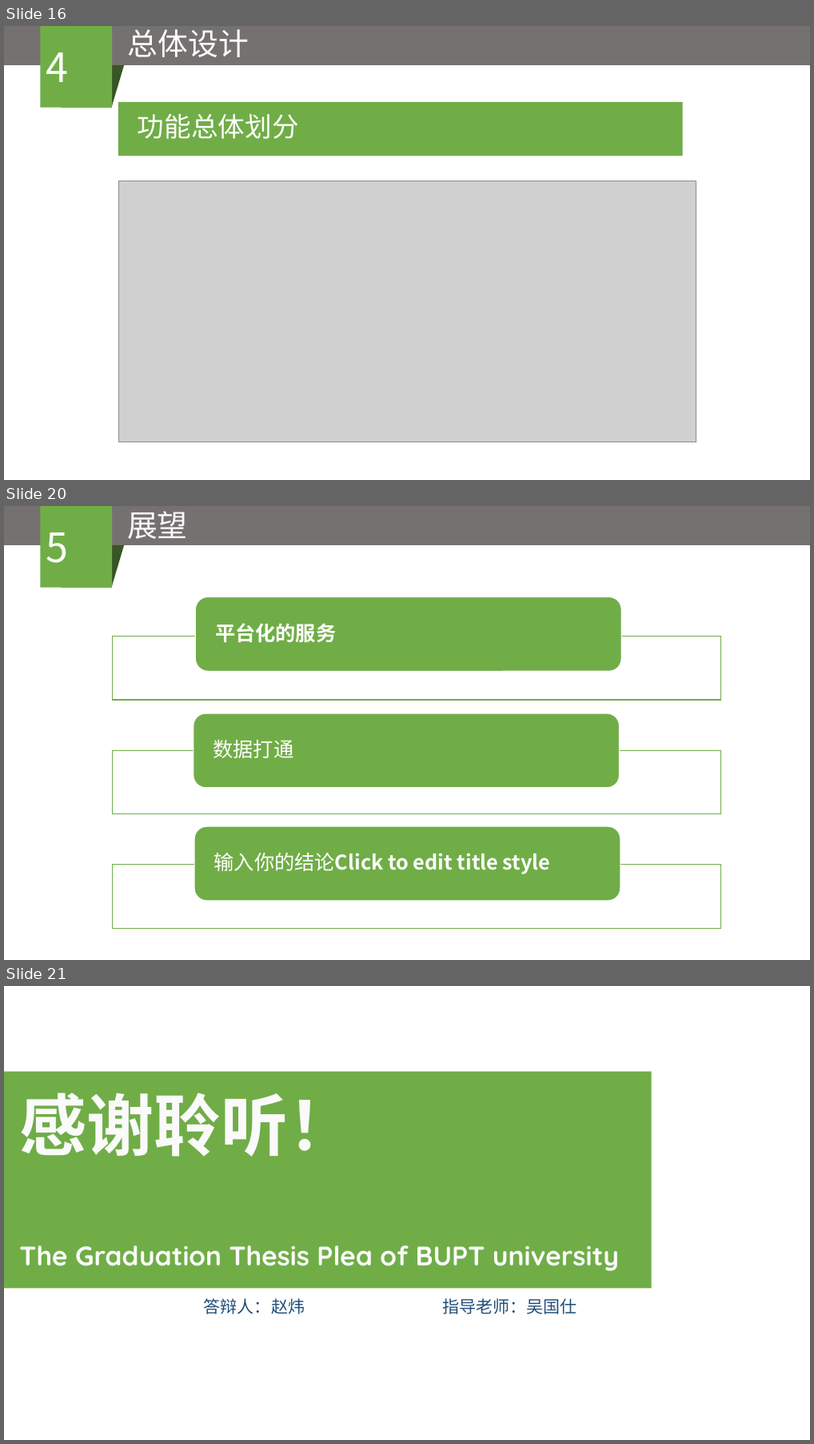
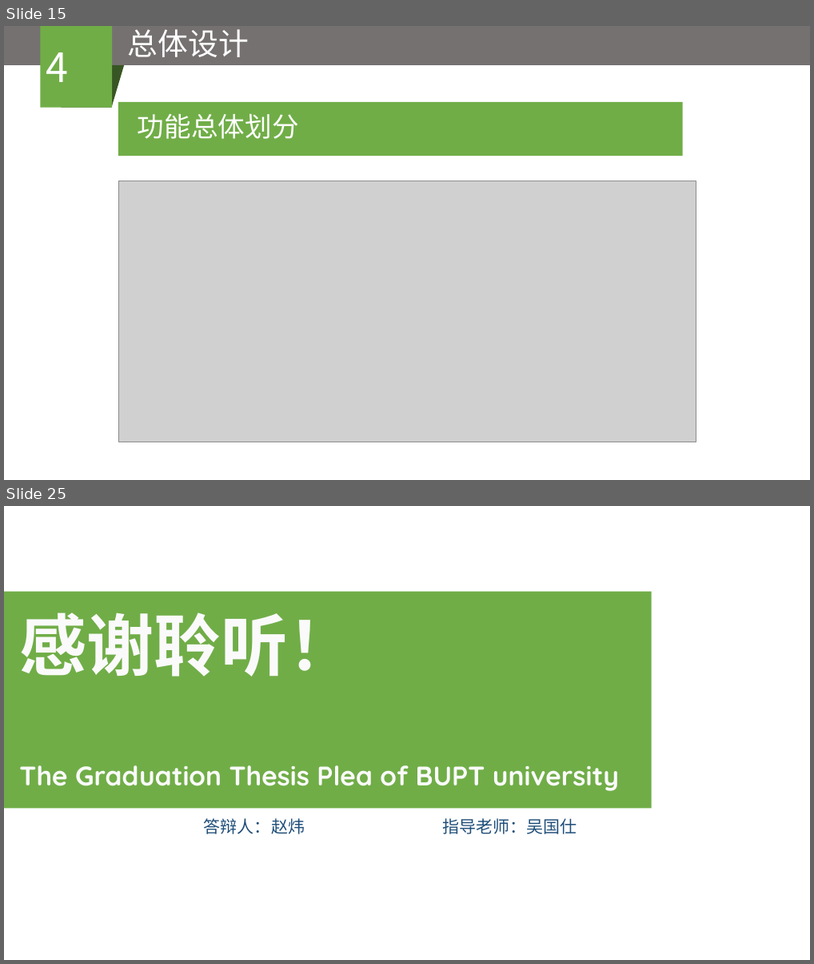
Before and after one commit to zwbn57175596/zhaowei, a slide deck: BUPT_paper/企业移动协同云办公系统——工作圈的设计与实现.pptx. Shown one above the other, each under a label of ours: slides 16, 20 and 21 before the commit, slides 15 and 25 after it; the slides between them are not shown. The pictures are 814x1444 and 814x964 pixels, drawn with LibreOffice and Linux fonts; fonts in the diff are those of the drawing; grey boxes stand for pictures. Boxes give left, top, right and bottom in pixels: in the first picture for what was removed or moved away, otherwise in the second. Text is boxed around its words. In the diff, an @@ line names an element or a change of style, - is before the commit and + after.

```diff
--- a/BUPT_paper/企业移动协同云办公系统——工作圈的设计与实现.pptx
+++ b/BUPT_paper/企业移动协同云办公系统——工作圈的设计与实现.pptx
@@ slide 20 removed at [4,506,810,960], background #FFFFFF @@
@@ rectangle removed at [4,506,810,545] @@
@@ rectangle removed at [41,506,113,588] @@
-5
@@ text removed at [127,511,188,539] @@
-展望
@@ flow chart input output removed at [61,545,124,588] @@
@@ group removed at [112,596,722,928]: 3 rectangles, 3 rounded rectangles, 3 texts @@
-平台化的服务
-数据打通
-输入你的结论Click to edit title style
@@ what was slide 16 is now slide 15 @@
@@ what was slide 21 is now slide 25 @@
```
Also in this commit, not shown: 7 slides changed, 7 slides added, 2 other slides removed, 2 other files.
